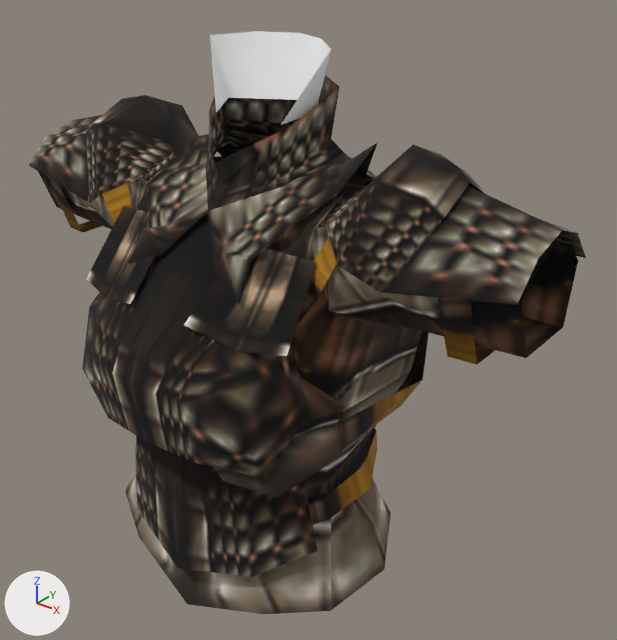
The glTF model public/models/armor/f_body152.glb: old version first, new version second.
Camera for both pictures: a 50 mm lens placed at (55.5, -60.7, 64.8), pointed at (4.5, 3.1, 25.3). Every picture has the same lights, and +X, +Y and +Z are marked at lower left. The first picture is the older version. Vertices at exactly the same position are counted once.
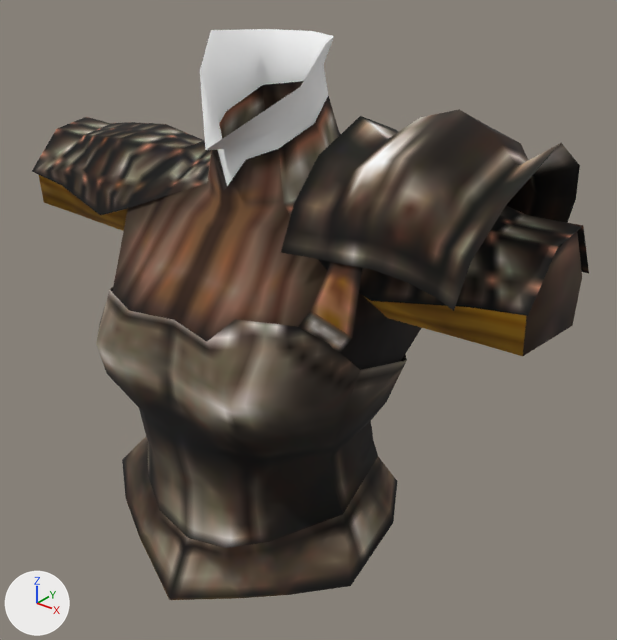
Location of each change, [x1, y1, x2, y2] in pixels of the pictures (617 x 640 px):
'Mesh_0', reshaped, rescaled: before [29, 31, 586, 614]; after [32, 29, 589, 600]
part 1 of me_mesh_0, rebuilt: before [38, 95, 586, 614]; after [32, 29, 589, 370]
part 2 of me_mesh_0, rebuilt (mostly hidden before): before [137, 141, 429, 451]; after [96, 287, 407, 600]
part 3 of me_mesh_0, added: after [281, 109, 580, 311]
part 4 of me_mesh_0, deleted: before [29, 31, 495, 577]
part 5 of me_mesh_0, cut back: before [82, 75, 378, 478]; after [298, 262, 362, 353]

The change, as a diff of the scene's bpy script:
```diff
--- a/public/models/armor/f_body152.glb.py
+++ b/public/models/armor/f_body152.glb.py
@@ me_mesh_0 @@
 # used by ob_mesh_0; location = (0.0, 0.0, 0.0); scale = (31.1, 17.5, 53.6)
-me_mesh_0.from_pydata(...)  # 393 vertices, 466 faces; spans x -1.0..1.0, y -1.0..0.88, z -0.1..1.0
+me_mesh_0.from_pydata(...)  # 311 vertices, 479 faces; spans x -1.0..1.0, y -1.0..0.85, z -0.05..1.0
+# me_mesh_0 part 1: the loose piece of 127 vertices spanning x -1.0..1.0, y -0.73..0.74, z -0.1..0.86 is rebuilt with 162 vertices and now spans x -1.0..1.0, y -0.89..0.85, z 0.31..1.0
+# me_mesh_0 part 2: the loose piece of 37 vertices spanning x -0.52..0.52, y -0.54..0.88, z 0.3..0.79 is rebuilt with 86 vertices and now spans x -0.55..0.55, y -1.0..0.84, z -0.05..0.58
+# me_mesh_0 part 3: a new loose piece of 49 vertices spanning x 0.33..0.94, y -0.53..0.83, z 0.68..0.92, in mat_material_0
+# me_mesh_0 part 4: 13 loose pieces with 138 vertices, spanning x -1.0..0.88, y -0.93..0.87, z 0.01..1.0, are deleted
+# me_mesh_0 part 5
+# 91 vertices are removed from x -0.46..0.46, y -1.0..0.87, z 0.31..0.95
+# 116 faces are deleted
+# 14 vertices are added at x 0.19..0.57, y -0.53..0.85, z 0.43..0.71
+# 10 new faces join them, mat_material_0
 me_mesh_0.materials.append(mat_material_0)
@@ ob_mesh_0 @@
 ob_mesh_0.location = (0.0, 0.0, 0.0)
-ob_mesh_0.scale = (31.1, 17.5, 53.6)
+ob_mesh_0.scale = (31.8, 15.3, 53.8)
```
